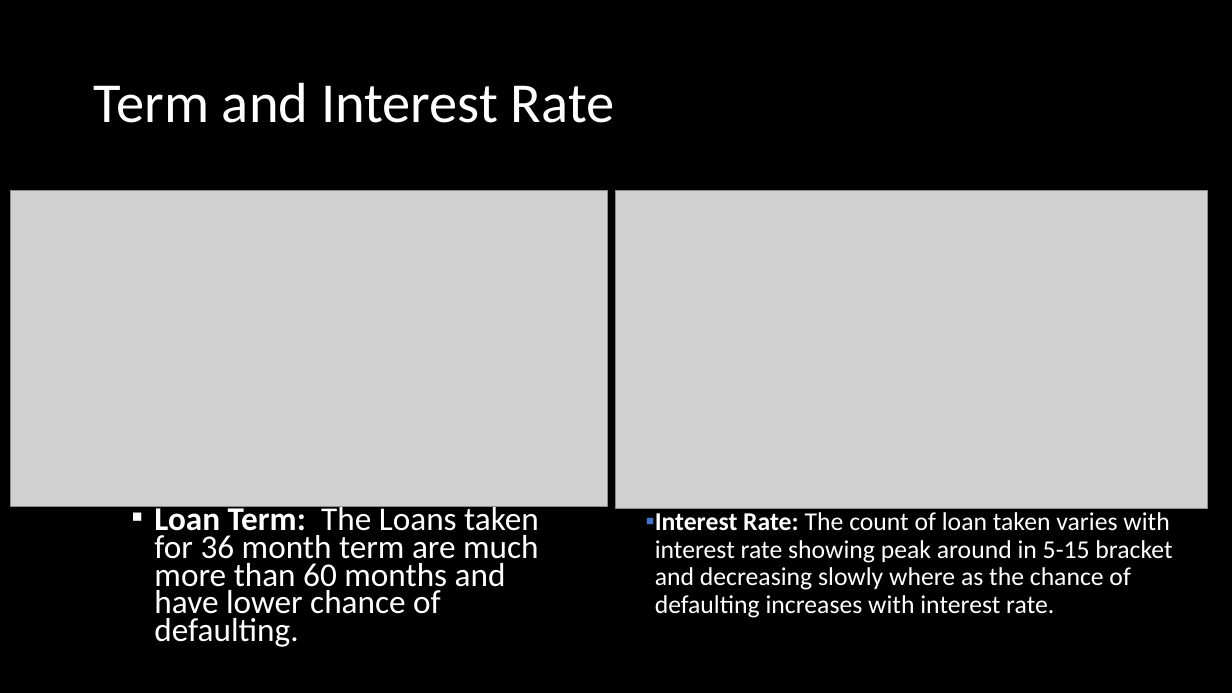
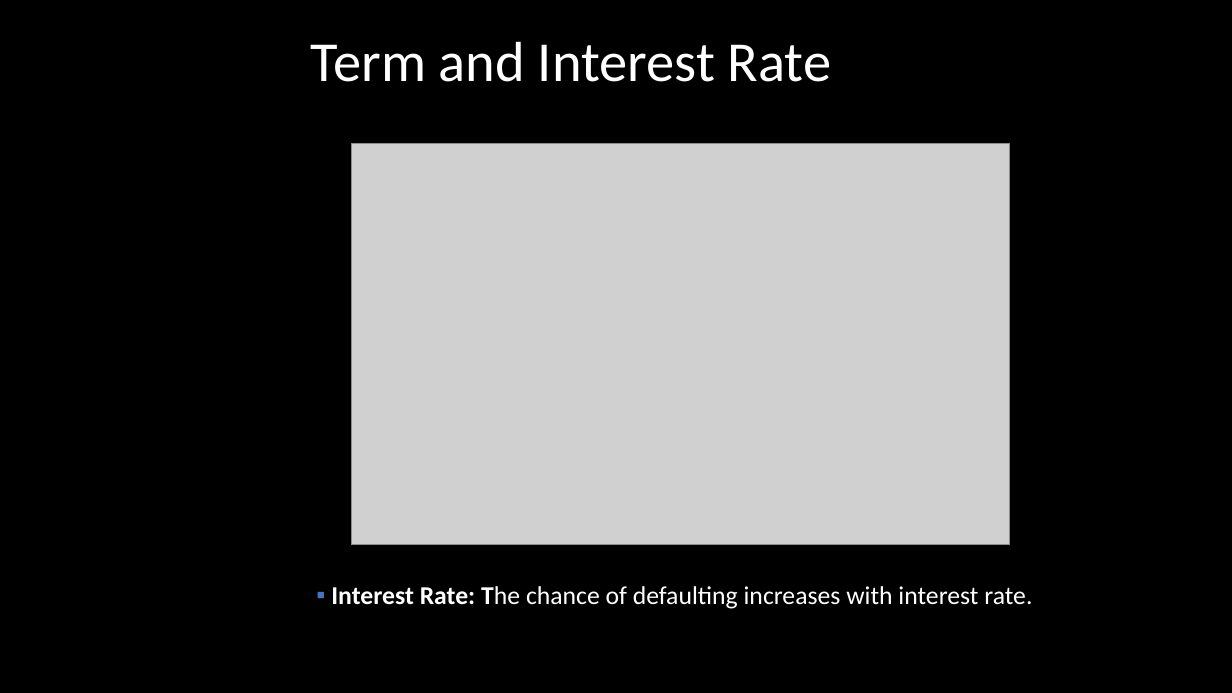
Before and after one commit to bineeshpc/case_study_01, a slide deck: slide 10 of UpGrad Case Study LendingClub.pptx. Drawn at 1232x693 pixels with LibreOffice and Linux fonts; fonts in the diff are those of the drawing; grey boxes stand for pictures. Boxes give left, top, right and bottom in pixels: in the first picture for what was removed or moved away, otherwise in the second. Text is boxed around its words. In the diff, an @@ line names an element or a change of style, - is before the commit and + after.

```diff
--- a/UpGrad Case Study LendingClub.pptx
+++ b/UpGrad Case Study LendingClub.pptx
@@ title "Term and Interest Rate" moved from (x1=94, y1=82, x2=615, y2=123) to (x1=311, y1=41, x2=832, y2=82) @@
@@ picture added at (x1=351, y1=143, x2=1009, y2=544) @@
@@ picture removed at (x1=11, y1=190, x2=608, y2=506) @@
@@ picture removed at (x1=616, y1=190, x2=1209, y2=508) @@
@@ text removed at (x1=154, y1=503, x2=539, y2=647) @@
-▪ Loan Term: The Loans taken for 36 month term are much more than 60 months and have lower chance of defaulting.
@@ text at (x1=331, y1=586, x2=1032, y2=609): text changed @@
-▪ Interest Rate: The count of loan taken varies with interest rate showing peak around in 5-15 bracket and decreasing slowly where as the chance of defaulting increases with interest rate.
+▪ Interest Rate: The chance of defaulting increases with interest rate.
```
Also in this commit, not shown: 8 other slides changed, 6 slides added, 7 slides removed, 2 other files.
